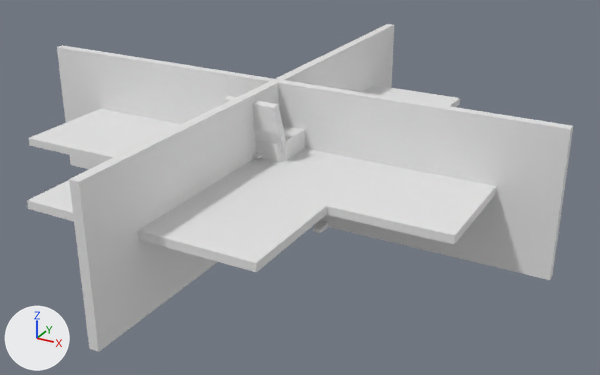
Two versions of the FBX model CrimsonShooter/Assets/Models/OfficeFurniture/KeyboardNMouse.fbx, one commit apart.
Both versions are drawn from a camera (50 mm lens) standing at (4.66, -7.92, 4.36) and looking at (0.32, -0.03, 0.41). Arrows for +X, +Y and +Z are at lower left; the lights stay in place. Where no turn or scale is listed for an object, it has been applied to the vertices.

The first picture shows 'Chair', 'Cubicle', 'FilingCabinet'.
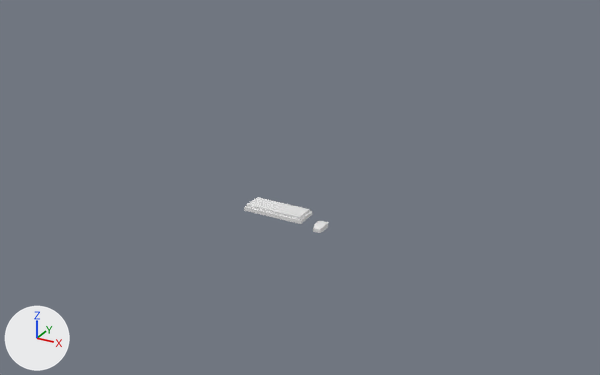
Changed parts and their boxes [x1, y1, x2, y2] in the pictures (600 x 375 px):
```json
{"object": "Cubicle", "change": "deleted", "before": [27, 24, 573, 352]}
{"object": "Chair", "change": "deleted", "before": [223, 95, 286, 154]}
{"object": "FilingCabinet", "change": "deleted", "before": [252, 125, 305, 162]}
{"object": "Keyboard", "change": "unchanged, uncovered by the edit", "before": [313, 221, 328, 233], "after": [244, 197, 328, 233]}
```

Edits to the scene script, one JSON object a line:
```json
{"op": "remove", "block": "ob_cubicle", "code": ["ob_cubicle = bpy.data.objects.new('Cubicle', me_cube_001)", "ob_cubicle.location = (0.0, 0.0, 0.0)"]}
{"op": "remove", "block": "ob_filingcabinet", "code": ["ob_filingcabinet = bpy.data.objects.new('FilingCabinet', me_cube_005)", "ob_filingcabinet.location = (0.0, 0.0, 0.0)"]}
{"op": "remove", "block": "ob_chair", "code": ["ob_chair = bpy.data.objects.new('Chair', me_plane_002)", "ob_chair.location = (0.0, 0.0, 0.0)"]}
```
